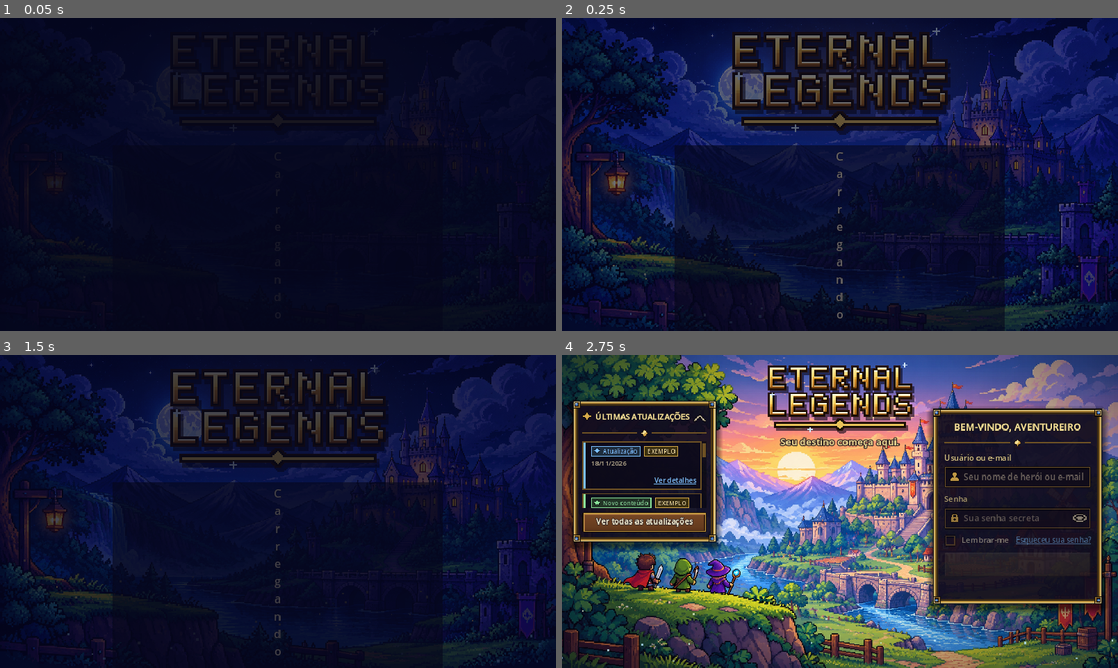
Above: before the commit, frames 1-4 (two rows, left to right).
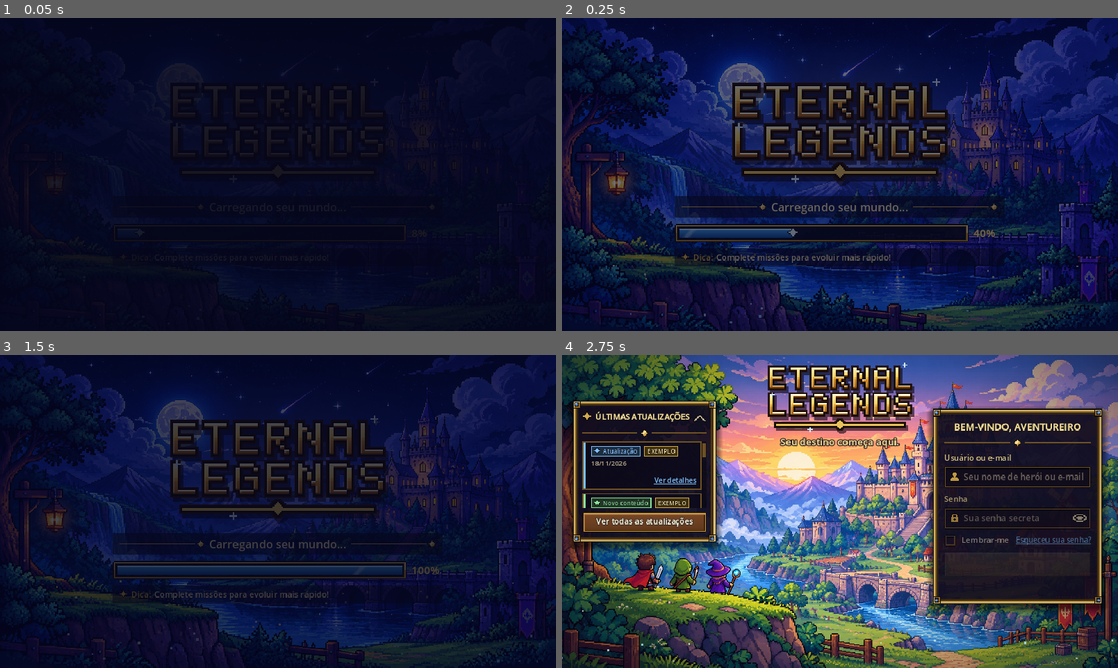
Above: after the commit, the same moments.

Repository: Astelee/eternal-legends-3d.
Game: Godot game, scene res://scenes/splash/splash_screen.tscn
The game is run twice, just before and just after one commit, with the same random seed, the same clock (stepped at 60 frames per second) and the same inputs.
Inputs (mouse positions are in pixels of both pictures, inside the frame that each line leads up to):
- Up to frame 1 (0.05 s): no input
- Up to frame 2 (0.25 s): no input
- Up to frame 3 (1.5 s): tap Enter (ui_accept) at 0.5, 0.77 s; move the mouse to (400, 495) at 0.52 s; click (400, 495) at 0.67 s; drag from (166, 527) to (250, 574) at 1.27 s
- Up to frame 4 (2.75 s): move the mouse to (895, 442) at 2.02 s; click (895, 442) at 2.17 s

The runs differ from the first frame. In frame 2, 29% of the frame differs, in the area x 20-80%, y 3-100%; in frame 3, 18%; in frame 4, nothing differs.

Commit message:
Change autowrap mode to OFF for status text
Disable autowrap mode for status text in splash screen.

Diff:
--- a/scripts/splash/splash_screen.gd
+++ b/scripts/splash/splash_screen.gd
@@ -55,6 +55,7 @@
 	_start_jobs()
 	resized.connect(_layout)
 	_layout()
+	_layout.call_deferred()
 	_intro()
 
 
@@ -303,7 +304,7 @@
 	row.add_child(_ornament_line())
 	_status = LoginTheme.label("Carregando seu mundo...", 26, LoginTheme.PARCHMENT)
 	_status.horizontal_alignment = HORIZONTAL_ALIGNMENT_CENTER
-	_status.autowrap_mode = TextServer.AUTOWRAP_WORD_SMART
+	_status.autowrap_mode = TextServer.AUTOWRAP_OFF
 	_status.size_flags_horizontal = Control.SIZE_SHRINK_CENTER
 	row.add_child(_status)
 	row.add_child(_ornament_line())
